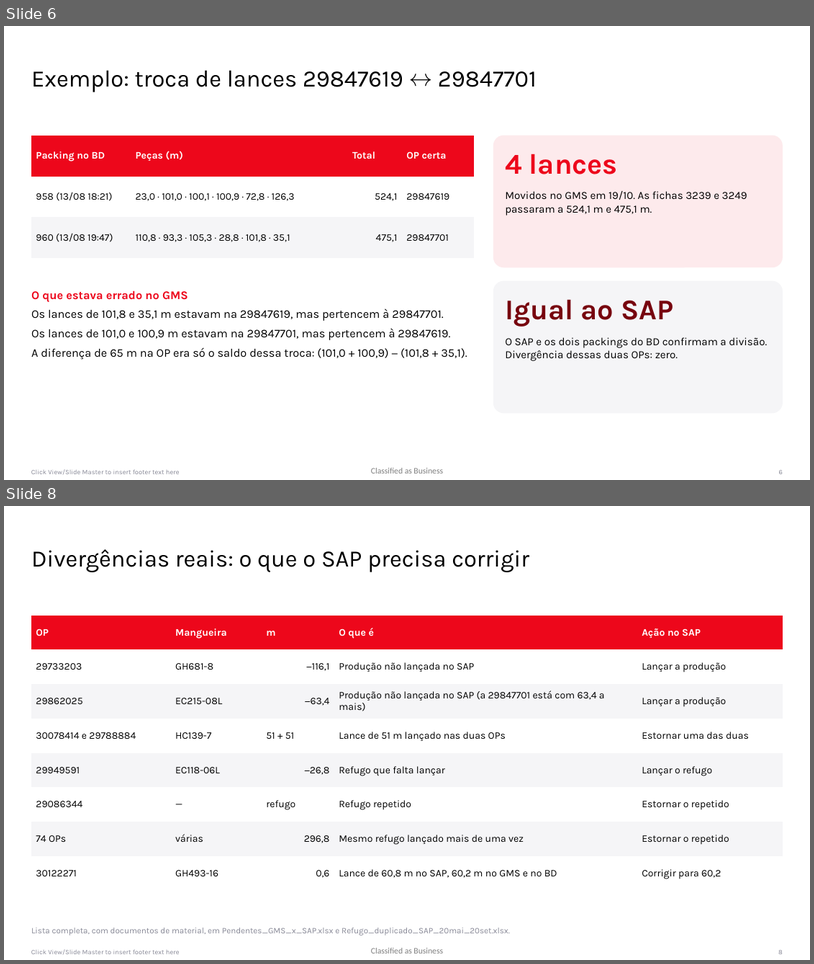
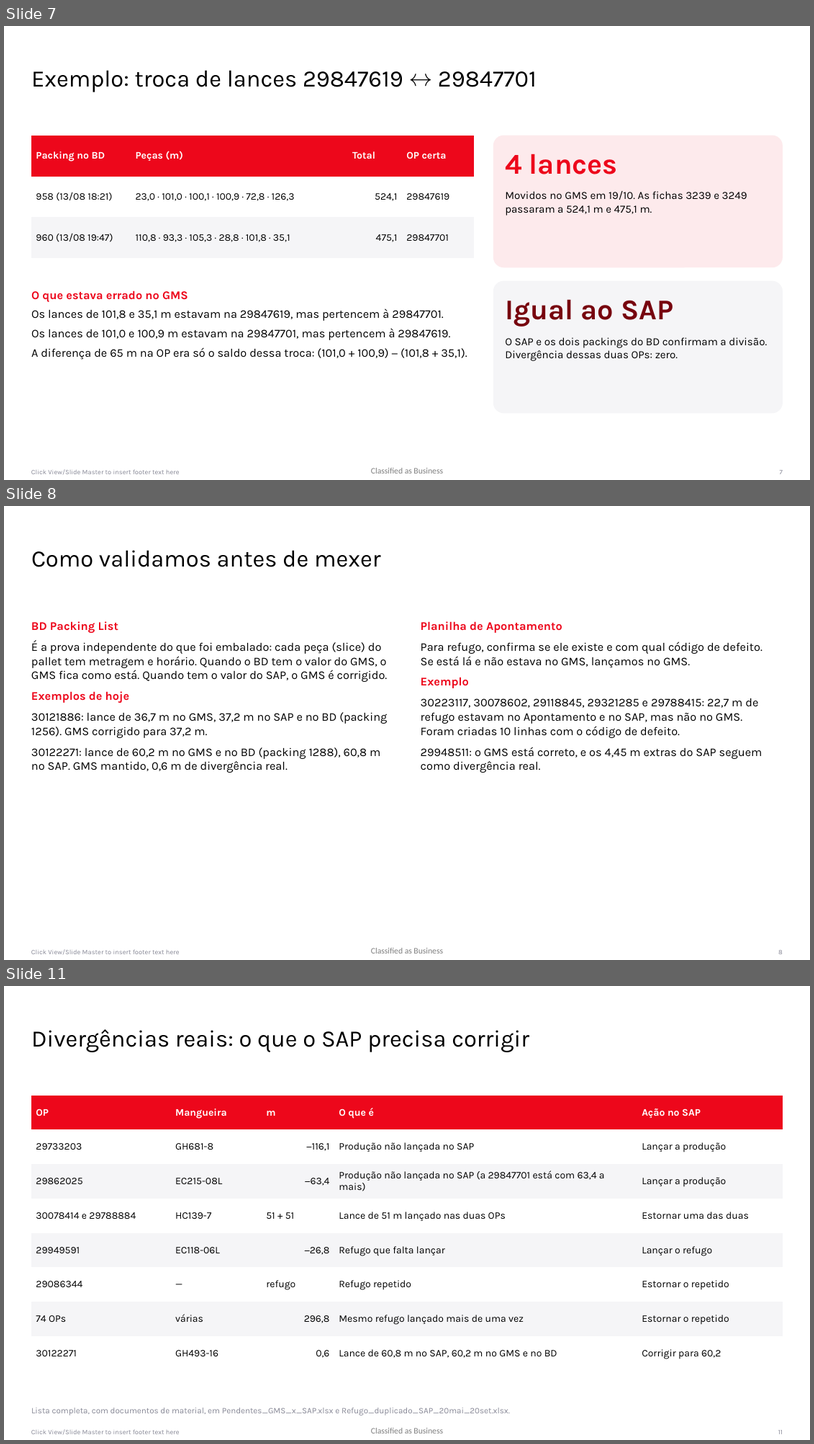
Before and after one commit to WilliamNRAmorim/Projetos, a slide deck: Producao_GMS_x_MB51/Apresentação/Tratativas_GMS_x_SAP.pptx. Shown one above the other, each under a label of ours: slides 6 and 8 before the commit, slides 7, 8 and 11 after it; the slides between them are not shown. The pictures are 814x964 and 814x1444 pixels, drawn with LibreOffice and Linux fonts; fonts in the diff are those of the drawing; background and template pictures are left out. Boxes give left, top, right and bottom in pixels: in the first picture for what was removed or moved away, otherwise in the second. Text is boxed around its words. In the diff, an @@ line names an element or a change of style, - is before the commit and + after.

```diff
--- a/Producao_GMS_x_MB51/Apresentação/Tratativas_GMS_x_SAP.pptx
+++ b/Producao_GMS_x_MB51/Apresentação/Tratativas_GMS_x_SAP.pptx
@@ slide 8 added at (4,506,810,960), background #FFFFFF; not listed: 3 template elements that a slide beside it also shows @@
@@ title added at (31,550,381,567), 28 pt, text #000000 @@
+Como validamos antes de mexer
@@ text added at (31,621,388,772), 14 pt, text #000000 @@
+BD Packing List
+É a prova independente do que foi embalado: cada peça (slice) do pallet tem metragem e horário. Quando o BD tem o valor do GMS, o GMS fica como está. Quando tem o valor do SAP, o GMS é corrigido.
+Exemplos de hoje
+30121886: lance de 36,7 m no GMS, 37,2 m no SAP e no BD (packing 1256). GMS corrigido para 37,2 m.
+30122271: lance de 60,2 m no GMS e no BD (packing 1288), 60,8 m no SAP. GMS mantido, 0,6 m de divergência real.
@@ text added at (421,621,763,772), 14 pt, text #000000 @@
+Planilha de Apontamento
+Para refugo, confirma se ele existe e com qual código de defeito. Se está lá e não estava no GMS, lançamos no GMS.
+Exemplo
+30223117, 30078602, 29118845, 29321285 e 29788415: 22,7 m de refugo estavam no Apontamento e no SAP, mas não no GMS. Foram criadas 10 linhas com o código de defeito.
+29948511: o GMS está correto, e os 4,45 m extras do SAP seguem como divergência real.
@@ what was slide 6 is now slide 7 @@
@@ what was slide 8 is now slide 11 @@
```
Also in this commit, not shown: 4 slides changed, 3 other slides added.
